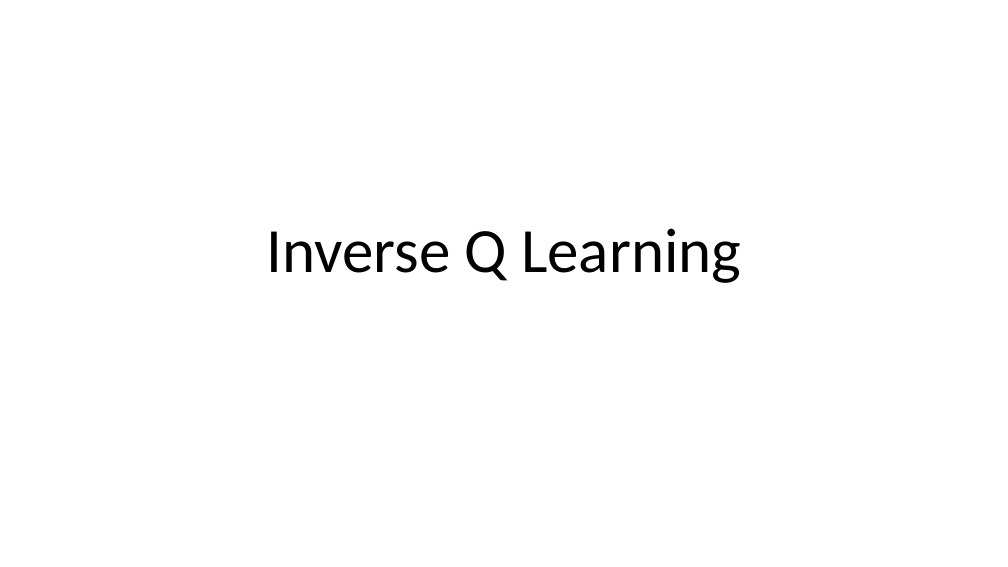
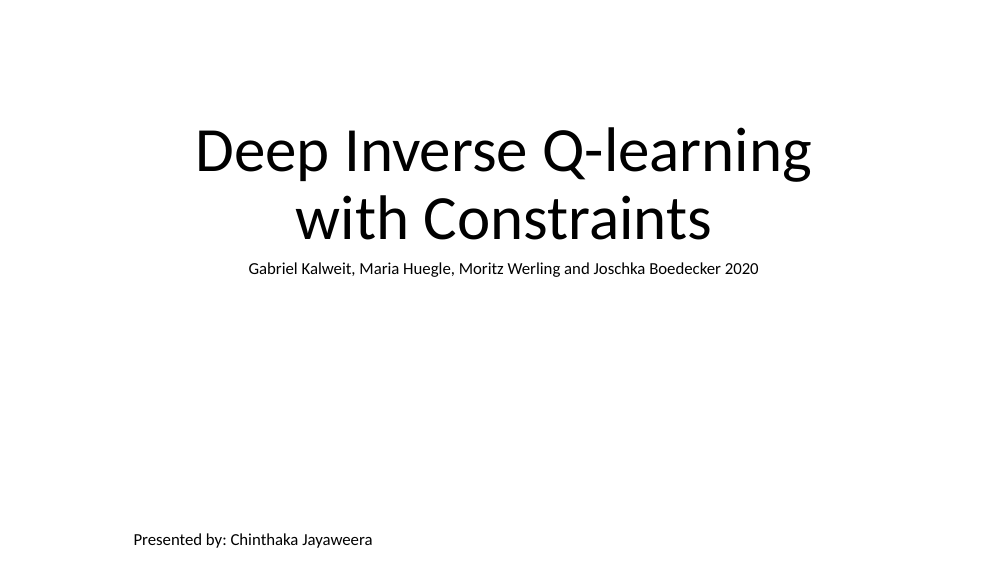
Before and after one commit to chinthaka0531/inverse_q_learning, a slide deck: slide 1 of docs/Deep_Inverse_Q_Learning.pptx. Drawn at 1008x567 pixels with LibreOffice and Linux fonts; fonts in the diff are those of the drawing. Boxes give left, top, right and bottom in pixels: in the first picture for what was removed or moved away, otherwise in the second. Text is boxed around its words. In the diff, an @@ line names an element or a change of style, - is before the commit and + after.

Commit message:
Updated presentation

```diff
--- a/docs/Deep_Inverse_Q_Learning.pptx
+++ b/docs/Deep_Inverse_Q_Learning.pptx
@@ title at (196, 127, 812, 240): text changed @@
-Inverse Q Learning
+Deep Inverse Q-learning with Constraints
@@ subtitle added at (249, 262, 759, 277), 16 pt, text #000000 @@
+Gabriel Kalweit, Maria Huegle, Moritz Werling and Joschka Boedecker 2020
@@ text added at (134, 533, 372, 548), 16 pt, text #000000 @@
+Presented by: Chinthaka Jayaweera
```
Also in this commit, not shown: 9 slides added, 1 other file.
